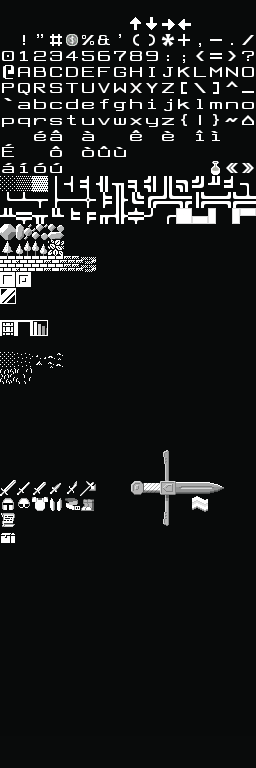
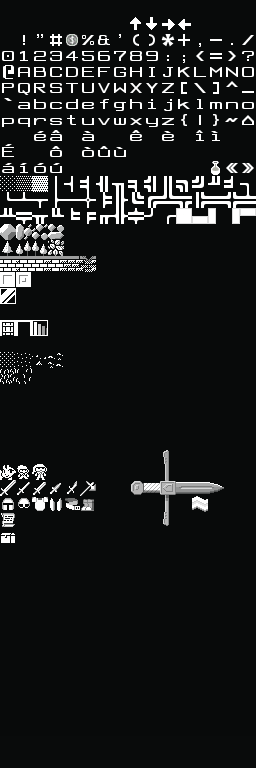
Layers edited between the first and the second 256px x 768px image:
showed "Experimental", painted on it over <box>0,240,96,480</box>
added layer "Copy of Tile Map" above "Tile Map" over <box>0,240,96,480</box>
hid "Tile Map", painted on it over <box>0,240,96,480</box>
